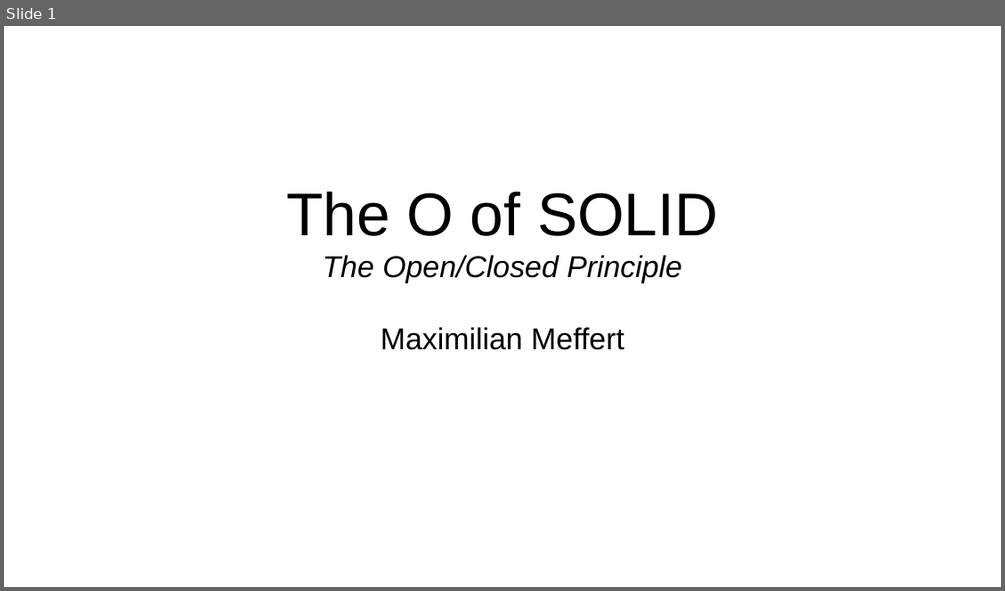
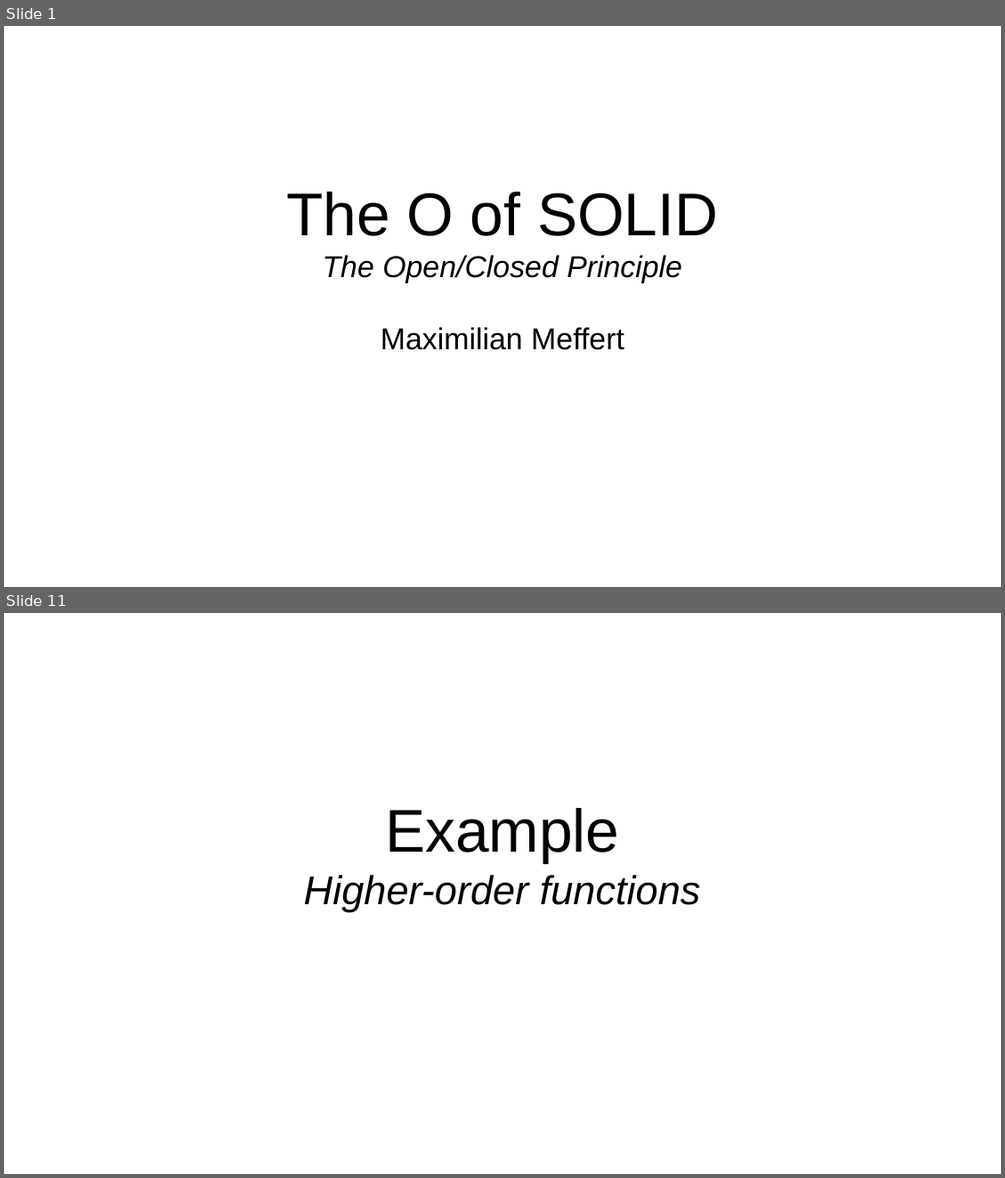
Before and after one commit to maxmeffert/SOLID, a slide deck: TheOofSOLID/TheOofSOLID.odp. Shown one above the other, each under a label of ours: slide 1 before the commit, slides 1 and 11 after it; the slides between them are not shown. The pictures are 1005x591 and 1005x1178 pixels, drawn with LibreOffice and Linux fonts; fonts in the diff are those of the drawing. Boxes give left, top, right and bottom in pixels: in the first picture for what was removed or moved away, otherwise in the second. Text is boxed around its words. In the diff, an @@ line names an element or a change of style, - is before the commit and + after.

```diff
--- a/TheOofSOLID/TheOofSOLID.odp
+++ b/TheOofSOLID/TheOofSOLID.odp
@@ slide 11 added at <box>4,613,1001,1174</box>, background #FFFFFF @@
@@ subtitle added at <box>304,808,701,912</box>, 32 pt, text #000000, italic @@
+Example
+Higher-order functions
```
Also in this commit, not shown: 17 other slides added, 1 other file.
